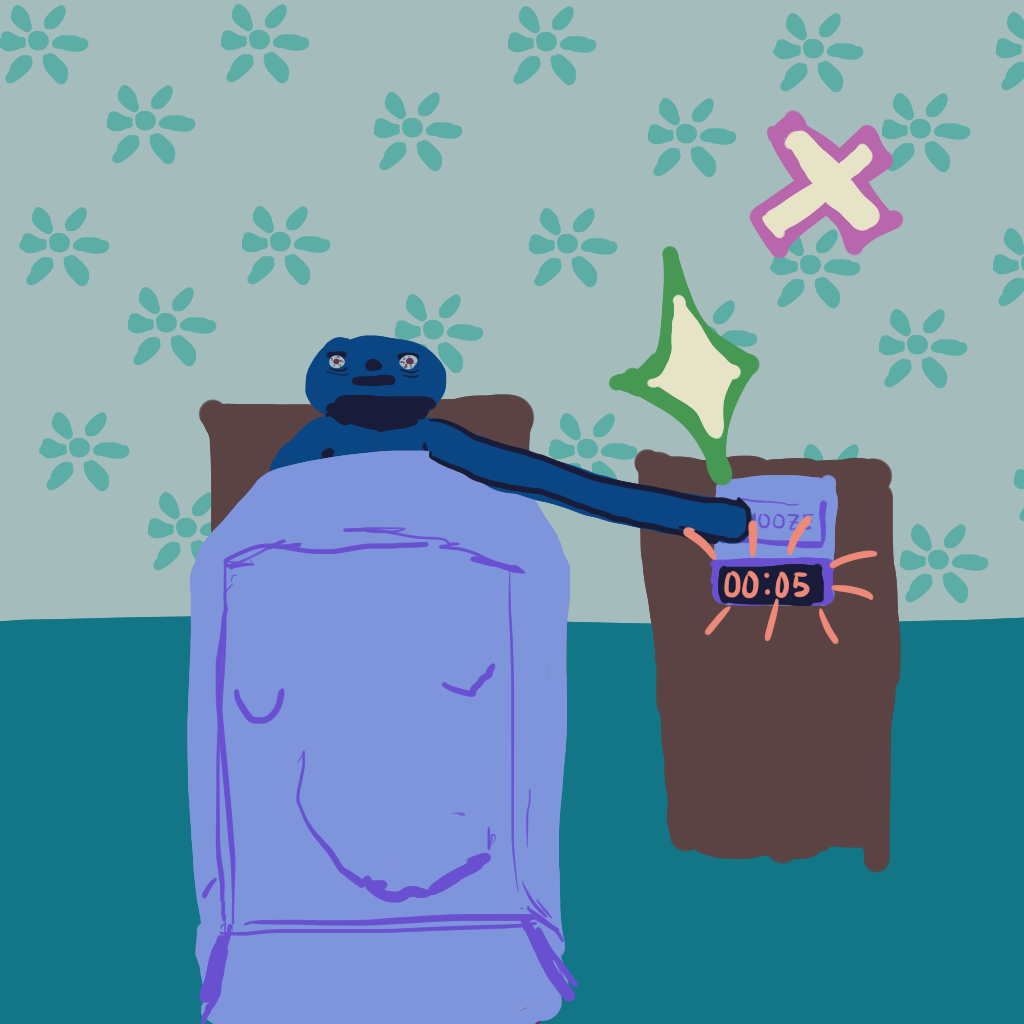
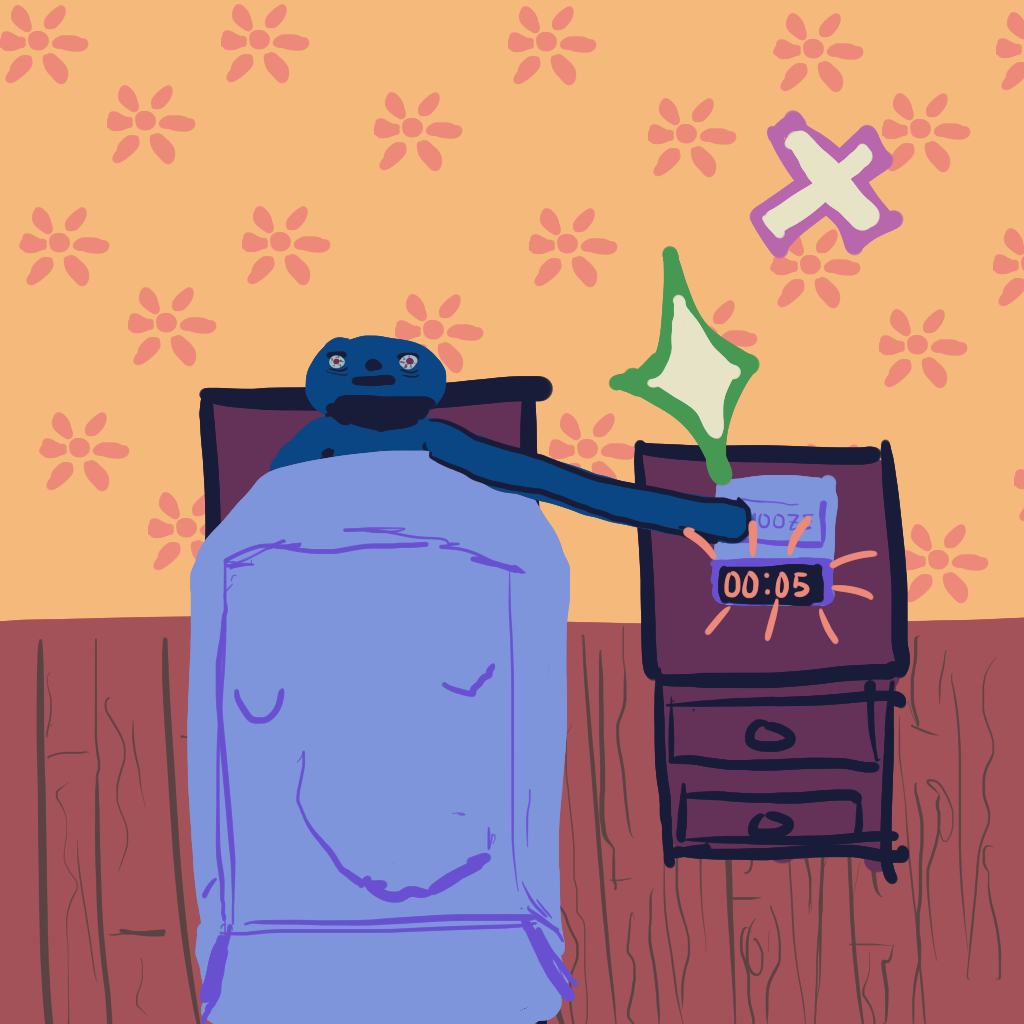
Layer changes from the first 1024px x 1024px image to the second:
showed "furniture outline" over [192,320,1024,1024]
painted on "furniture color" over [192,384,1024,1024]
painted on "floor" over [0,576,1024,1024]
painted on "wallpaper" over [0,0,1024,896]